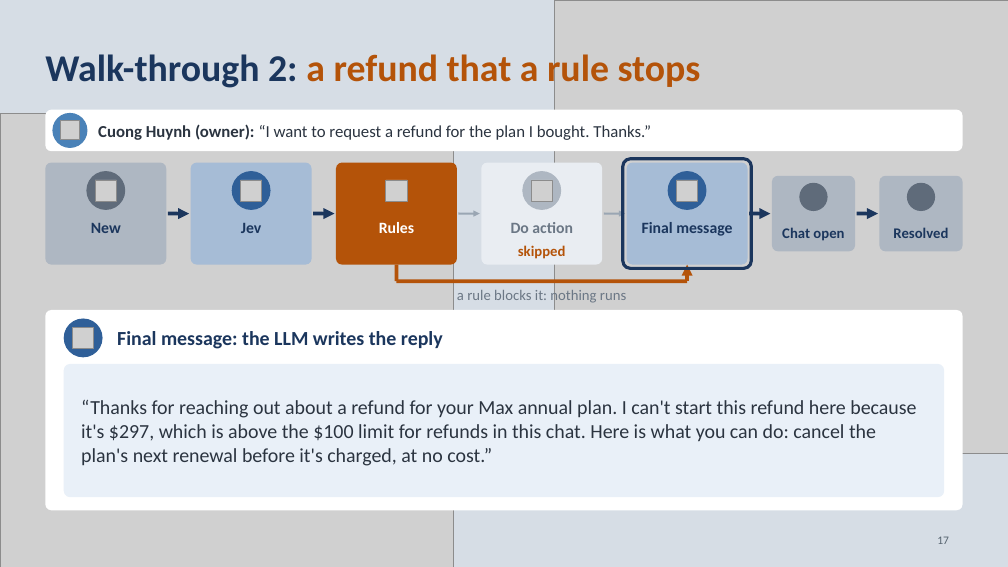
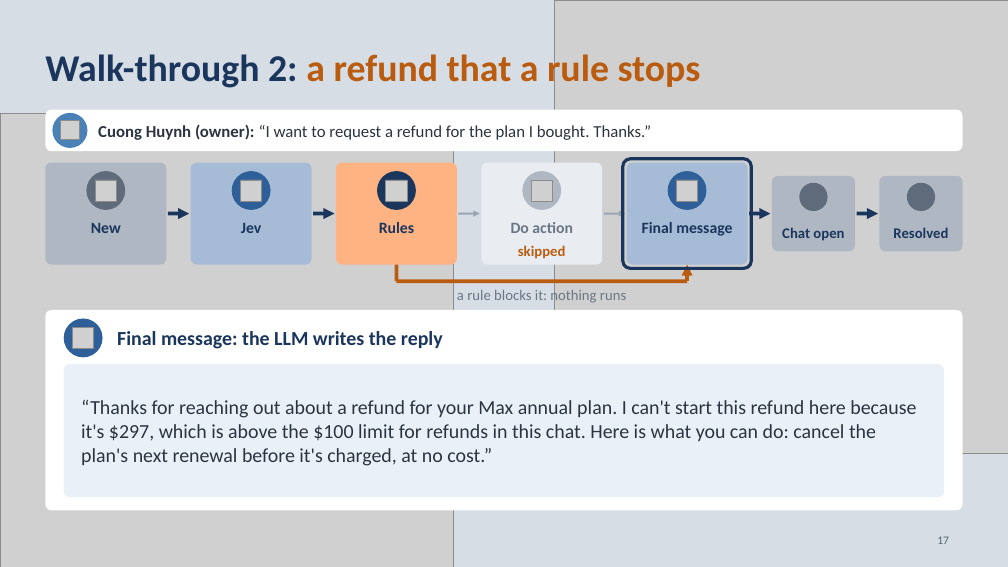
Before and after one commit to neilonthesky/english-presentation, a slide deck: slide 17 of slides/deck.pptx. Drawn at 1008x567 pixels with LibreOffice and Linux fonts; fonts in the diff are those of the drawing; grey boxes stand for pictures; background and template pictures are left out. Boxes give left, top, right and bottom in pixels: in the first picture for what was removed or moved away, otherwise in the second. Text is boxed around its words. In the diff, an @@ line names an element or a change of style, - is before the commit and + after.

Commit message:
fix(slides): improve warning-state contrast and chip styling
- Updated warning tones and blocking-chip colors for clearer text and
  icon contrast.
- Removed the slide’s typed-answer warning banner.

```diff
--- a/slides/deck.pptx
+++ b/slides/deck.pptx
@@ rounded rectangle at [336,163,457,265]: fill #B45309 to #FFB282 @@
@@ ellipse at [377,172,415,209]: fill #B45309 to #1B365D; outline #B45309 1 pt to #1B365D 1 pt @@
@@ text "Rules" at [379,222,414,233]: text colour #FFFFFF to #1B365D @@
@@ line (396, 265) - (396, 281): stroke #B45309 3.5 pt to #BA5C10 3.5 pt @@
```
Also in this commit, not shown: 3 other slides changed, 2 other files.
